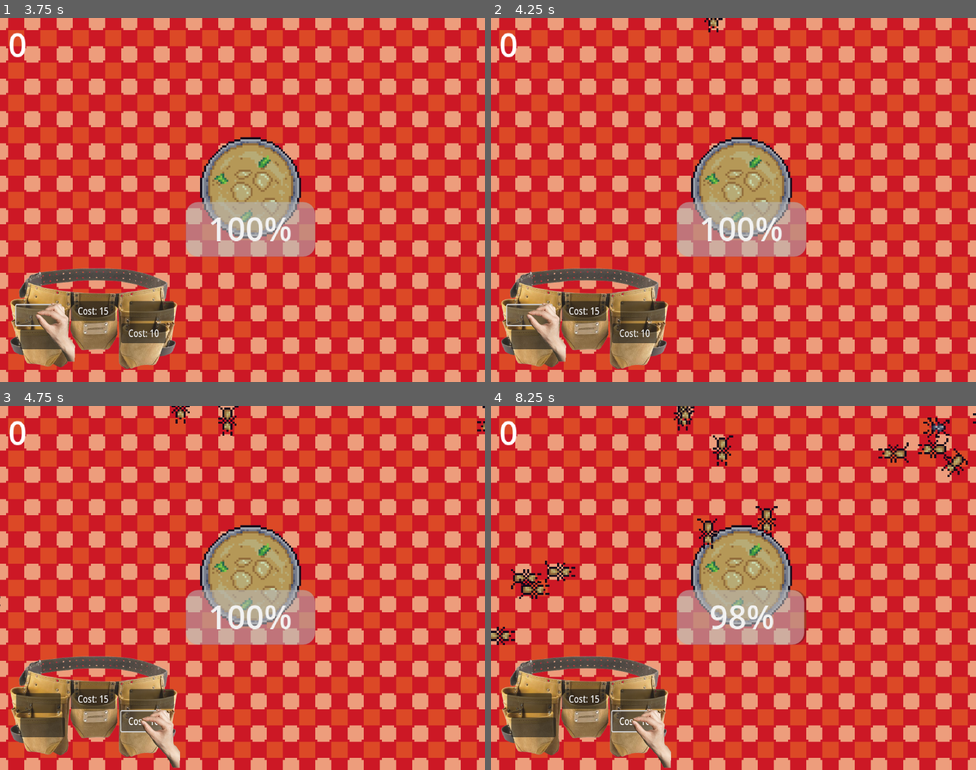
Above: before the commit, frames 1-4 (two rows, left to right).
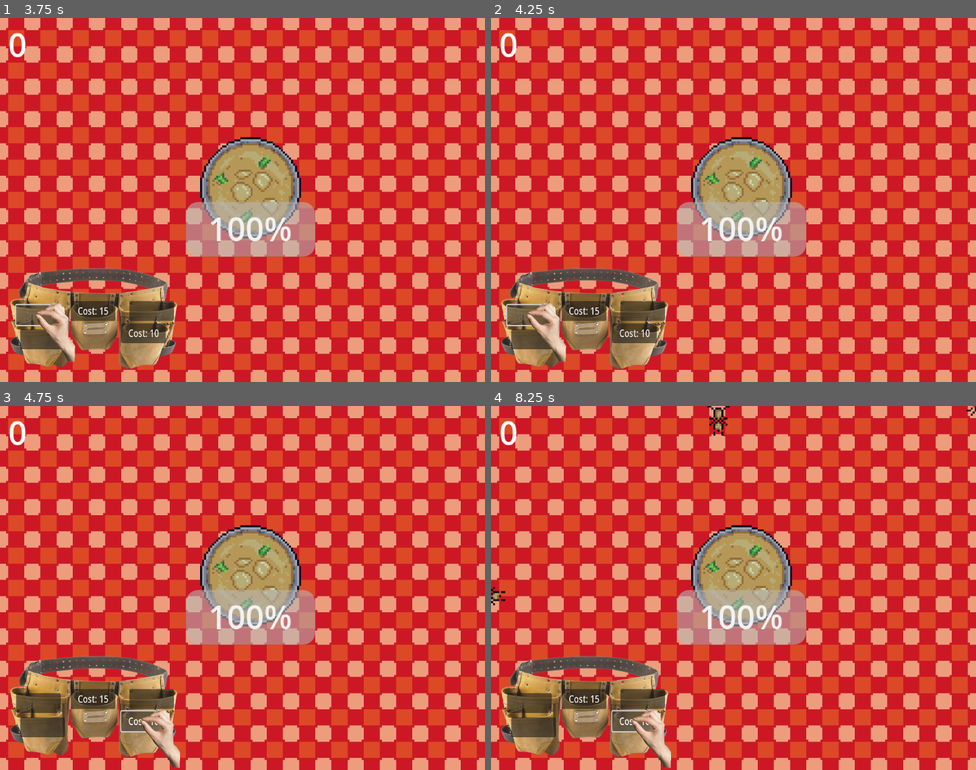
Above: after the commit, the same moments.

Repository: mattismoel/rage-room
Game: Godot game, scene res://scenes/game.tscn
Two runs of this game, one before a commit and one after it. Both use one fixed random seed, a clock stepped at 60 frames per second and the inputs below.
Inputs (mouse positions are in pixels of both pictures, inside the frame that each line leads up to):
- Up to frame 1 (3.75 s): click "Cost: 10" at 0.5 s; click (150, 312) at 1.25 s; click "Cost: 15" at 2 s; click (43, 338) at 2.75 s; click (38, 316) at 3.5 s
- Up to frame 2 (4.25 s): no input
- Up to frame 3 (4.75 s): click "Cost: 10" at 4.25 s
- Up to frame 4 (8.25 s): click (641, 700) at 5 s; click "Cost: 15" at 5.75 s; click (534, 726) at 6.5 s; click (529, 704) at 7.25 s; click "Cost: 10" at 8 s

Frame 1 is identical in both runs. In frame 2, less than 0.1% of the frame differs, in the area x 44-48%, y 0-4%; in frame 3, 0.3%; in frame 4, 2.9%, in the area x 0-100%, y 0-66%.

Commit message:
update base spawn rate for spawners

Diff:
--- a/scripts/spawner/spawn_tick_component.gd
+++ b/scripts/spawner/spawn_tick_component.gd
@@ -2,7 +2,7 @@
 extends Timer
 
 ## The initial spawn rate (amount of spawns per second).
-@export var _spawn_rate: float = 1.0
+@export var _spawn_rate: float = 0.25
 
 @export var _max_spawn_rate: float = 10.0
 
